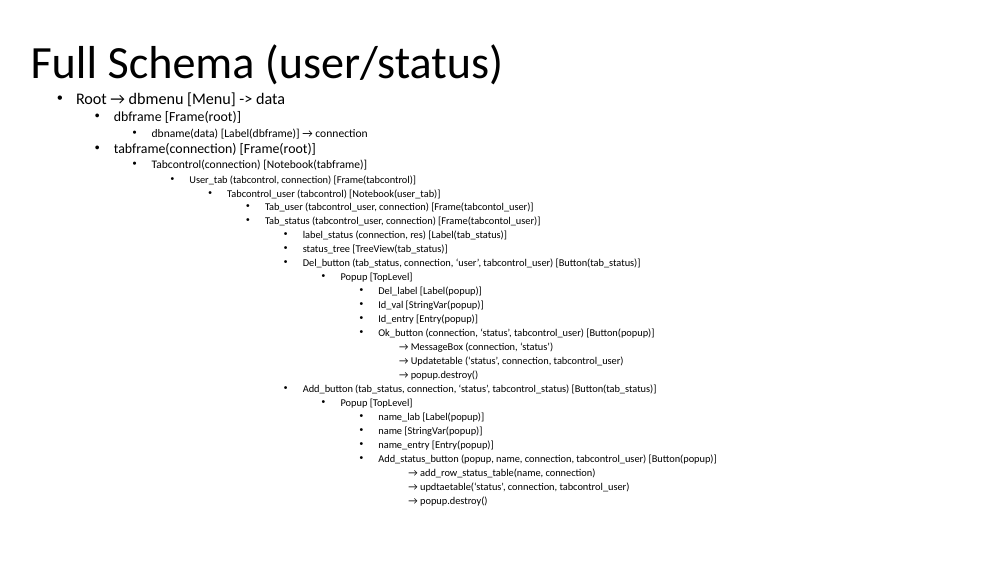
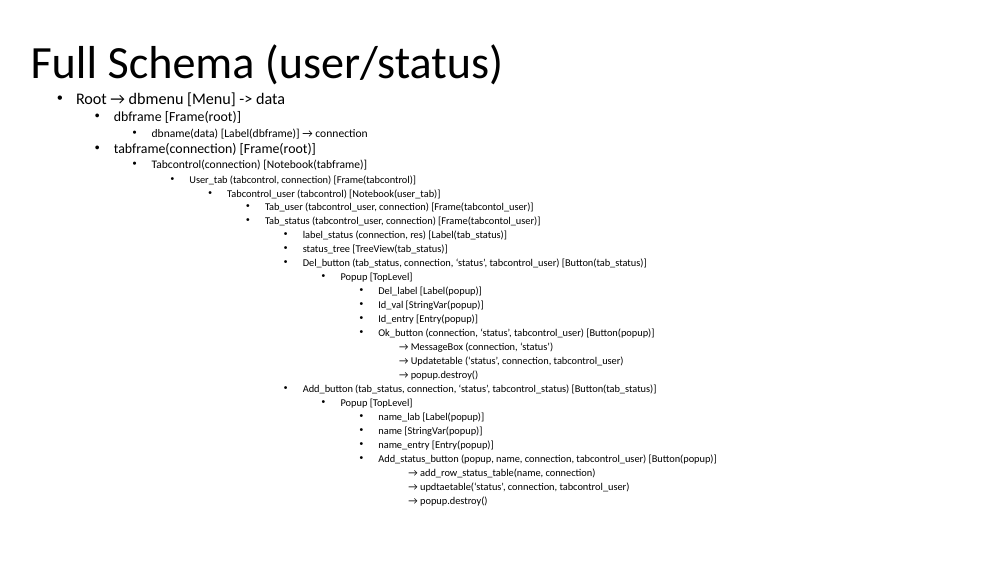
Before and after one commit to jcorain/CollaSci, a slide deck: slide 10 of GUI_schema.pptx. Drawn at 1008x567 pixels with LibreOffice and Linux fonts; fonts in the diff are those of the drawing. Boxes give left, top, right and bottom in pixels: in the first picture for what was removed or moved away, otherwise in the second. Text is boxed around its words. In the diff, an @@ line names an element or a change of style, - is before the commit and + after.

Commit message:
add university tab in user tab

```diff
--- a/GUI_schema.pptx
+++ b/GUI_schema.pptx
@@ text at [303, 258, 647, 268]: text changed @@
-            • Del_button (tab_status, connection, ‘user’, tabcontrol_user) [Button(tab_status)]
+            • Del_button (tab_status, connection, ‘status’, tabcontrol_user) [Button(tab_status)]
```
Also in this commit, not shown: 1 other slide changed, 3 slides added, 3 other files.
